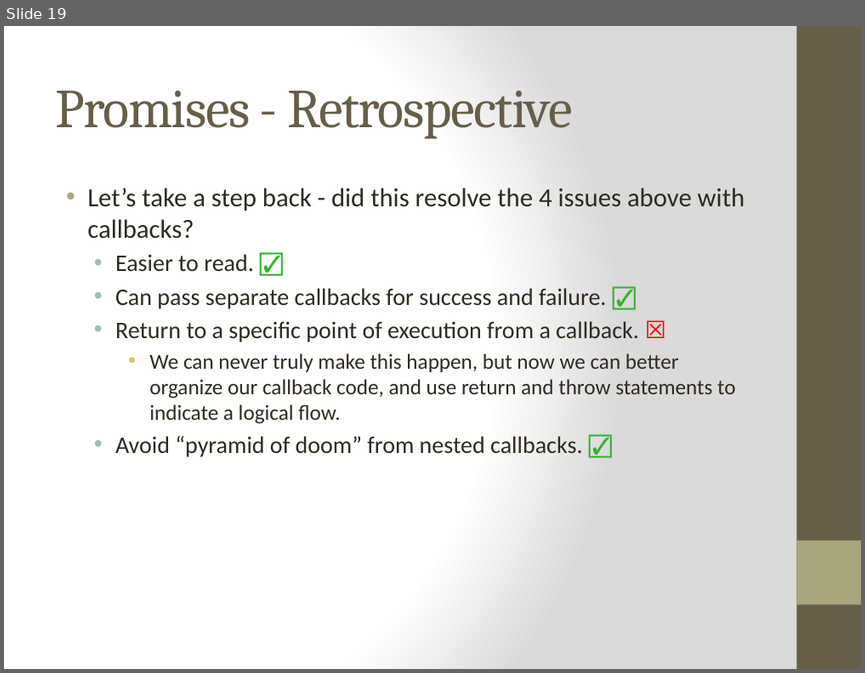
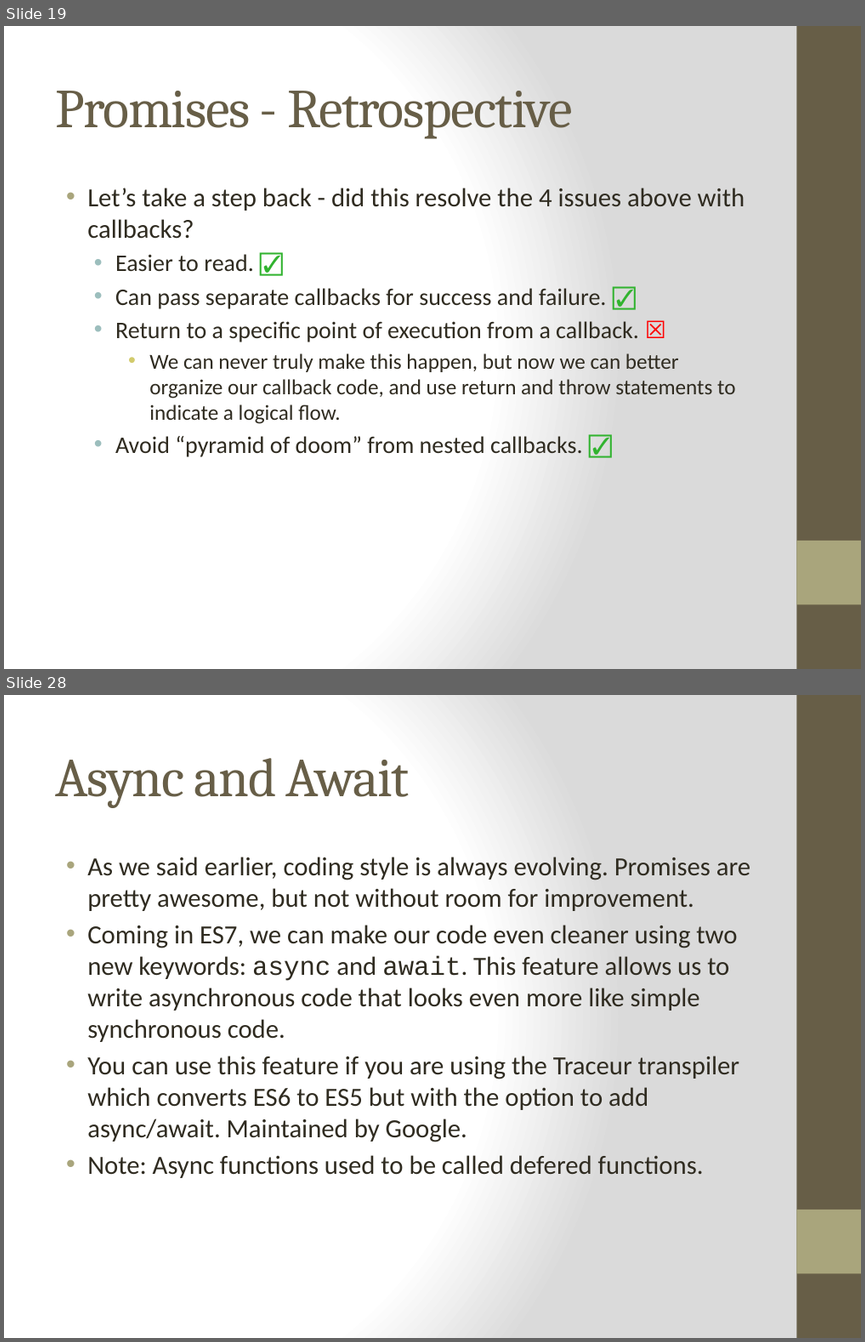
Before and after one commit to cheryly279/AsyncDiscussion, a slide deck: Async_Discussion_9_29_15.pptx. Shown one above the other, each under a label of ours: slide 19 before the commit, slides 19 and 28 after it; the slides between them are not shown. The pictures are 865x673 and 865x1342 pixels, drawn with LibreOffice and Linux fonts; fonts in the diff are those of the drawing. Boxes give left, top, right and bottom in pixels: in the first picture for what was removed or moved away, otherwise in the second. Text is boxed around its words. In the diff, an @@ line names an element or a change of style, - is before the commit and + after.

```diff
--- a/Async_Discussion_9_29_15.pptx
+++ b/Async_Discussion_9_29_15.pptx
@@ slide 28 added at [4,695,861,1338], background gradient #FFFFFF to #DADADA; not listed: 2 template elements that a slide beside it also shows @@
@@ title added at [55,758,409,808], 46 pt, text #675E47 @@
+Async and Await
@@ text added at [87,857,750,1178], 22 pt, text #2F2B20 @@
+• As we said earlier, coding style is always evolving. Promises are pretty awesome, but not without room for improvement.
+• Coming in ES7, we can make our code even cleaner using two new keywords: async and await. This feature allows us to write asynchronous code that looks even more like simple synchronous code.
+• You can use this feature if you are using the Traceur transpiler which converts ES6 to ES5 but with the option to add async/await. Maintained by Google.
+• Note: Async functions used to be called defered functions.
```
Also in this commit, not shown: 2 slides changed, 11 other slides added.
